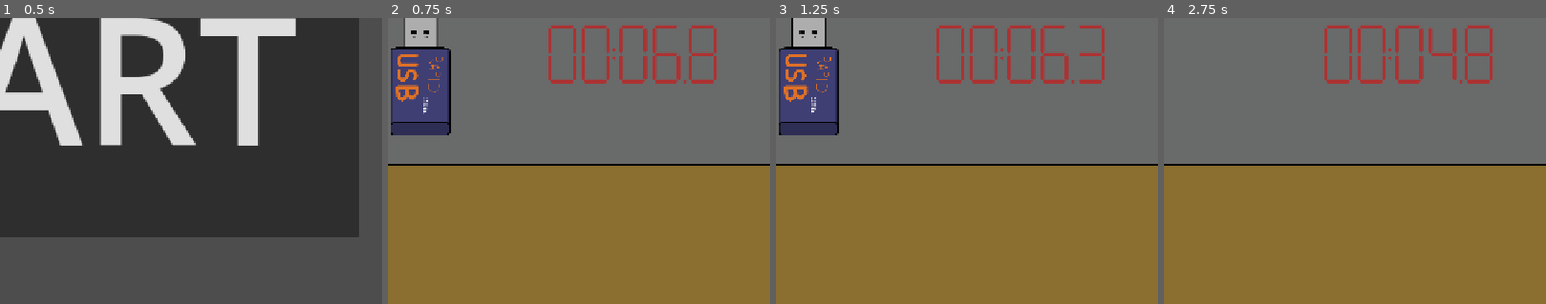
Above: before the commit, frames 1-4 (left to right).
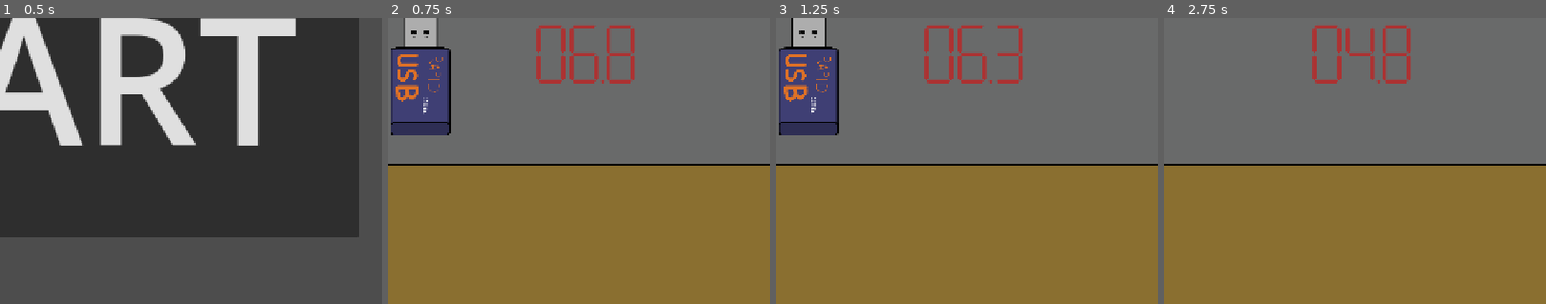
Above: after the commit, the same moments.

Repository: tom-frantz/gmtk-2026
Game: Godot game, scene res://scenes/main_menu.tscn
Same seed, same stepped clock (60 frames per second), same inputs: the game is played once before the commit and once after it. Sound files missing from this copy of the repository are replaced by a short silence.
Inputs (mouse positions are % of the whole screen's width and height, from its top left):
- Up to frame 1 (0.5 s): no input
- Up to frame 2 (0.75 s): click "START" at 0.5 s
- Up to frame 3 (1.25 s): no input
- Up to frame 4 (2.75 s): move the mouse to (72, 45) at 1.27 s; click (72, 45) at 1.35 s; move the mouse to (30, 55) at 2.02 s; click (30, 55) at 2.1 s
The pictures show only the part of the screen within x 46-96%, y 38-88%; the shares and areas given below are measured in that part.

Frame 1 is identical in both runs. In frame 2, 3.1% of the frame differs, in the area x 38-86%, y 2-23%; in frame 3, 3.1%; in frame 4, 3.0%.

Commit message:
Remove tens and units code

Diff:
--- a/scenes/common/timer/label.gd
+++ /dev/null
@@ -1,13 +0,0 @@
-extends Label
-
-
-# Called when the node enters the scene tree for the first time.
-func _ready() -> void:
-	pass # Replace with function body.
-
-
-# Called every frame. 'delta' is the elapsed time since the previous frame.
-func _process(delta: float) -> void:
-	var time: int = int(ceili($Timer.time_left))
-	var units = time % 10
-	var tens = (time / 10) % 10
--- a/scenes/common/timer/tens.gd
+++ /dev/null
@@ -1,13 +0,0 @@
-extends Sprite2D
-
-
-# Called when the node enters the scene tree for the first time.
-func _ready() -> void:
-	pass # Replace with function body.
-
-
-# Called every frame. 'delta' is the elapsed time since the previous frame.
-func _process(delta: float) -> void:
-	var time: int = int(ceili((%Timer as Timer).time_left))
-	var tens: int = (time / 10) % 10
-	frame = tens
--- a/scenes/common/timer/timer.tscn
+++ b/scenes/common/timer/timer.tscn
@@ -7,30 +7,33 @@
 
 [node name="DigitalTimer2D" type="Node2D" unique_id=1923668992]
 script = ExtResource("1_5temr")
+show_minutes = false
 
 [node name="Timer" type="Timer" parent="." unique_id=1572085082]
 unique_name_in_owner = true
-wait_time = 1800.0
-autostart = true
 
 [node name="visuals" type="Node2D" parent="." unique_id=105458210]
 unique_name_in_owner = true
+position = Vector2(-69, 0)
 
 [node name="minutes" type="Node2D" parent="visuals" unique_id=569355507]
 position = Vector2(-92, 0)
 
 [node name="minute_tens" parent="visuals/minutes" unique_id=232087592 instance=ExtResource("5_0qftu")]
 unique_name_in_owner = true
+visible = false
 position = Vector2(-28, 0)
 divisor = 6000
 
 [node name="minute_digits" parent="visuals/minutes" unique_id=1633300735 instance=ExtResource("5_0qftu")]
 unique_name_in_owner = true
+visible = false
 position = Vector2(28, 0)
 divisor = 600
 
 [node name="double_dots" type="Sprite2D" parent="visuals" unique_id=987181446]
 unique_name_in_owner = true
+visible = false
 position = Vector2(-32, 0)
 texture = ExtResource("5_43sp2")
 
--- a/scenes/common/timer/units.gd
+++ /dev/null
@@ -1,13 +0,0 @@
-extends Sprite2D
-
-
-# Called when the node enters the scene tree for the first time.
-func _ready() -> void:
-	pass # Replace with function body.
-
-
-# Called every frame. 'delta' is the elapsed time since the previous frame.
-func _process(delta: float) -> void:
-	var time: int = int(ceili((%Timer as Timer).time_left))
-	var units: int = time % 10
-	frame = units
Not shown, removed: scenes/common/timer/label.gd.uid
Not shown, removed: scenes/common/timer/tens.gd.uid
Not shown, removed: scenes/common/timer/units.gd.uid
